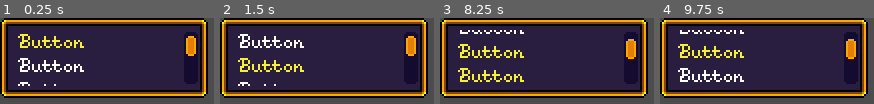
Above: before the commit, frames 1-4 (left to right).
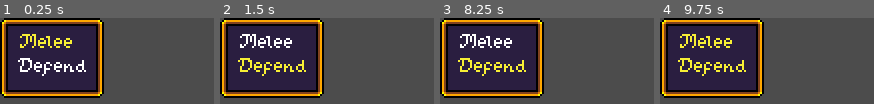
Above: after the commit, the same moments.

Repository: apiotrowski255/westwick
Game: Godot game, scene res://UI/ScrollList.tscn
The game is run twice, just before and just after one commit, with the same random seed, the same clock (stepped at 60 frames per second) and the same inputs. This scene is started directly instead of the project's main scene.
Inputs (mouse positions are in pixels of both pictures, inside the frame that each line leads up to):
- Up to frame 1 (0.25 s): no input
- Up to frame 2 (1.5 s): click "Button" (after the commit: "Melee") at 0.5 s; click (273, 65) at 1.25 s, where only the run before the commit has a clickable "Button"
- Up to frame 3 (8.25 s): click (493, 89) at 2 s, where only the run before the commit has a clickable "Button"; click (outside the picture) at 2.75 s, where only the run before the commit has a clickable "Button"; click (outside the picture) at 3.5 s, where only the run before the commit has a clickable "Button"; click (outside the picture) at 4.25 s, where only the run before the commit has a clickable "Button"; click (outside the picture) at 5 s, where only the run before the commit has a clickable "Button"; click (outside the picture) at 5.75 s, where only the run before the commit has a clickable "Button"; click (493, 65) at 6.5 s, where only the run after the commit has a clickable "Defend"; tap Enter (ui_accept) at 7.25, 7.52, 8 s; hold Right (ui_right) 7.28-8.03 s; hold Down (ui_down) from 8.03 s (still down)
- Up to frame 4 (9.75 s): tap Enter (ui_accept) at 8.27, 8.75, 9.5 s; release Down (ui_down) at 8.78 s; hold Right (ui_right) 8.78-9.53 s; hold Up (ui_up) from 9.53 s (still down)

The runs differ from the first frame. In frame 1, 52% of the frame differs, in the area x 8-98%, y 0-94%; in frame 2, 52%; in frame 3, 55%; in frame 4, 55%.

Commit message:
Making battle menu manager

Diff:
--- /dev/null
+++ b/UI/BattleMenuManager.gd
@@ -0,0 +1,8 @@
+extends Control
+
+onready var battle_menu: HBoxContainer = $"%BattleMenu"
+onready var action_list: PanelContainer = $"%ActionList"
+onready var item_list: PanelContainer = $"%ItemList"
+
+func _ready() -> void:
+	battle_menu.show_menu()
--- /dev/null
+++ b/UI/BattleMenuManager.tscn
@@ -0,0 +1,35 @@
+[gd_scene load_steps=4 format=2]
+
+[ext_resource path="res://UI/BattleMenuManager.gd" type="Script" id=1]
+[ext_resource path="res://UI/BattleMenu.tscn" type="PackedScene" id=2]
+[ext_resource path="res://UI/ScrollList.tscn" type="PackedScene" id=3]
+
+[node name="BattleMenuManager" type="Control"]
+anchor_right = 1.0
+anchor_bottom = 1.0
+script = ExtResource( 1 )
+
+[node name="BattleMenu" parent="." instance=ExtResource( 2 )]
+unique_name_in_owner = true
+
+[node name="SubmenuPosition" type="Position2D" parent="BattleMenu"]
+position = Vector2( 14, -4 )
+
+[node name="MenuContainer" type="HBoxContainer" parent="BattleMenu/SubmenuPosition"]
+anchor_top = 1.0
+anchor_bottom = 1.0
+margin_top = -44.0
+margin_right = 238.0
+grow_vertical = 0
+
+[node name="ActionList" parent="BattleMenu/SubmenuPosition/MenuContainer" instance=ExtResource( 3 )]
+unique_name_in_owner = true
+visible = false
+margin_right = 18.0
+margin_bottom = 44.0
+
+[node name="ItemList" parent="BattleMenu/SubmenuPosition/MenuContainer" instance=ExtResource( 3 )]
+unique_name_in_owner = true
+visible = false
+margin_right = 18.0
+margin_bottom = 44.0
--- a/UI/ParentButton.tscn
+++ b/UI/ParentButton.tscn
@@ -7,4 +7,5 @@
 margin_right = 12.0
 margin_bottom = 20.0
 theme = ExtResource( 1 )
+align = 0
 script = ExtResource( 2 )
--- a/UI/ScrollList.gd
+++ b/UI/ScrollList.gd
@@ -1,13 +1,34 @@
 extends PanelContainer
 class_name ScrollList
 
-onready var resource_button: Button = $MarginContainer/ScrollContainer/MarginContainer/ButtonContainer/ResourceButton
+var elizabethStats : PlayerClassStats = ReferenceStash.elizabethStats
+
+const ResourceButtonScene := preload("res://UI/ResourceButton.tscn")
+
 onready var scroll_container: ScrollContainer = $"%ScrollContainer"
 onready var button_container: VBoxContainer = $"%ButtonContainer"
 
 func _ready() -> void:
-	resource_button.grab_focus()
+	fill(elizabethStats.battle_actions)
 	connect_scroll_children()
+	if button_container.get_child_count() > 0:
+		button_container.get_child(0).grab_focus()
+
+func fill(resource_list : Array) -> void:
+	for resource in resource_list:
+		var resource_button : ResourceButton = add_resource_button()
+		resource_button.resource = resource
+		resource_button.text = resource.name
+
+func add_resource_button() -> ResourceButton:
+	var resource_button : ResourceButton = ResourceButtonScene.instance()
+	button_container.add_child(resource_button)
+	resource_button.connect("resource_selected", self, "_on_resource_selected")
+	return resource_button
+
+func clear() -> void:
+	for button in button_container.get_children():
+		button.queue_free()
 
 func connect_scroll_children() -> void:
 	for button in button_container.get_children():
@@ -31,3 +52,6 @@
 	var focused_scroll : int = scroll_container.scroll_vertical
 	scroll_container.scroll_vertical = previous_scroll
 	return focused_scroll
+
+func _on_resource_selected(resource: Resource) -> void:
+	print(resource.name)
--- a/UI/ScrollList.tscn
+++ b/UI/ScrollList.tscn
@@ -1,7 +1,6 @@
-[gd_scene load_steps=4 format=2]
+[gd_scene load_steps=3 format=2]
 
 [ext_resource path="res://UI/DefaultTheme.tres" type="Theme" id=1]
-[ext_resource path="res://UI/ResourceButton.tscn" type="PackedScene" id=2]
 [ext_resource path="res://UI/ScrollList.gd" type="Script" id=3]
 
 [node name="ScrollList" type="PanelContainer"]
@@ -13,7 +12,7 @@
 [node name="MarginContainer" type="MarginContainer" parent="."]
 margin_left = 4.0
 margin_top = 4.0
-margin_right = 100.0
+margin_right = 14.0
 margin_bottom = 36.0
 custom_constants/margin_right = 0
 custom_constants/margin_top = 2
@@ -23,67 +22,18 @@
 [node name="ScrollContainer" type="ScrollContainer" parent="MarginContainer"]
 unique_name_in_owner = true
 margin_top = 2.0
-margin_right = 96.0
+margin_right = 10.0
 margin_bottom = 30.0
-rect_min_size = Vector2( 96, 28 )
+rect_min_size = Vector2( 0, 28 )
 scroll_horizontal_enabled = false
 
 [node name="MarginContainer" type="MarginContainer" parent="MarginContainer/ScrollContainer"]
-margin_right = 43.0
-margin_bottom = 95.0
+margin_right = 10.0
 custom_constants/margin_right = 4
 custom_constants/margin_left = 6
 
 [node name="ButtonContainer" type="VBoxContainer" parent="MarginContainer/ScrollContainer/MarginContainer"]
 unique_name_in_owner = true
 margin_left = 6.0
-margin_right = 39.0
-margin_bottom = 95.0
+margin_right = 6.0
 custom_constants/separation = 1
-
-[node name="ResourceButton" parent="MarginContainer/ScrollContainer/MarginContainer/ButtonContainer" instance=ExtResource( 2 )]
-margin_right = 33.0
-margin_bottom = 11.0
-text = "Button"
-
-[node name="ResourceButton2" parent="MarginContainer/ScrollContainer/MarginContainer/ButtonContainer" instance=ExtResource( 2 )]
-margin_top = 12.0
-margin_right = 33.0
-margin_bottom = 23.0
-text = "Button"
-
-[node name="ResourceButton3" parent="MarginContainer/ScrollContainer/MarginContainer/ButtonContainer" instance=ExtResource( 2 )]
-margin_top = 24.0
-margin_right = 33.0
-margin_bottom = 35.0
-text = "Button"
-
-[node name="ResourceButton4" parent="MarginContainer/ScrollContainer/MarginContainer/ButtonContainer" instance=ExtResource( 2 )]
-margin_top = 36.0
-margin_right = 33.0
-margin_bottom = 47.0
-text = "Button"
-
-[node name="ResourceButton5" parent="MarginContainer/ScrollContainer/MarginContainer/ButtonContainer" instance=ExtResource( 2 )]
-margin_top = 48.0
-margin_right = 33.0
-margin_bottom = 59.0
-text = "Button"
-
-[node name="ResourceButton6" parent="MarginContainer/ScrollContainer/MarginContainer/ButtonContainer" instance=ExtResource( 2 )]
-margin_top = 60.0
-margin_right = 33.0
-margin_bottom = 71.0
-text = "Button"
-
-[node name="ResourceButton7" parent="MarginContainer/ScrollContainer/MarginContainer/ButtonContainer" instance=ExtResource( 2 )]
-margin_top = 72.0
-margin_right = 33.0
-margin_bottom = 83.0
-text = "Button"
-
-[node name="ResourceButton8" parent="MarginContainer/ScrollContainer/MarginContainer/ButtonContainer" instance=ExtResource( 2 )]
-margin_top = 84.0
-margin_right = 33.0
-margin_bottom = 95.0
-text = "Button"
